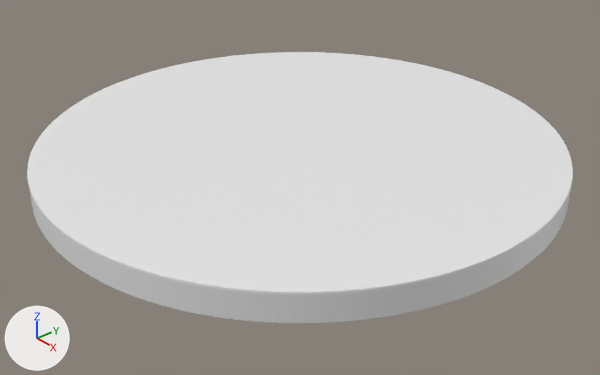
Before and after pictures for a commit that changed the Blender file Art/floor.blend.
Camera for both pictures: a 50 mm lens placed at (2.176, -1.893, 1.399), pointed at (0.049, -0.043, -0.12). Every picture has the same lights, and +X, +Y and +Z are marked at lower left.
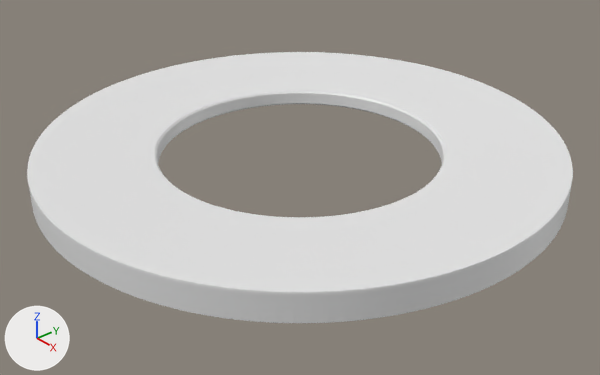
What differs and where, as boxes (x1, y1, x2, y2) in the pictures (600 x 375 px):
part 1 of me_cylinder, added: after (27, 52, 573, 292)

What the commit changed:
me_cylinder is used by ob_cylinder; location (0.0, 0.0, 0.0); scale (1.0, 1.0, 0.05).
me_cylinder had 512 vertices, 386 faces and spanned x -1.0..1.0, y -1.0..1.0, z -1.08..1.13.
me_cylinder now has 1024 vertices, 1024 faces and spans x -1.0..1.0, y -1.0..1.0, z -1.08..1.13.
me_cylinder part 1: 512 vertices added at x -0.55..0.55, y -0.55..0.55, z -0.59..0.63.
